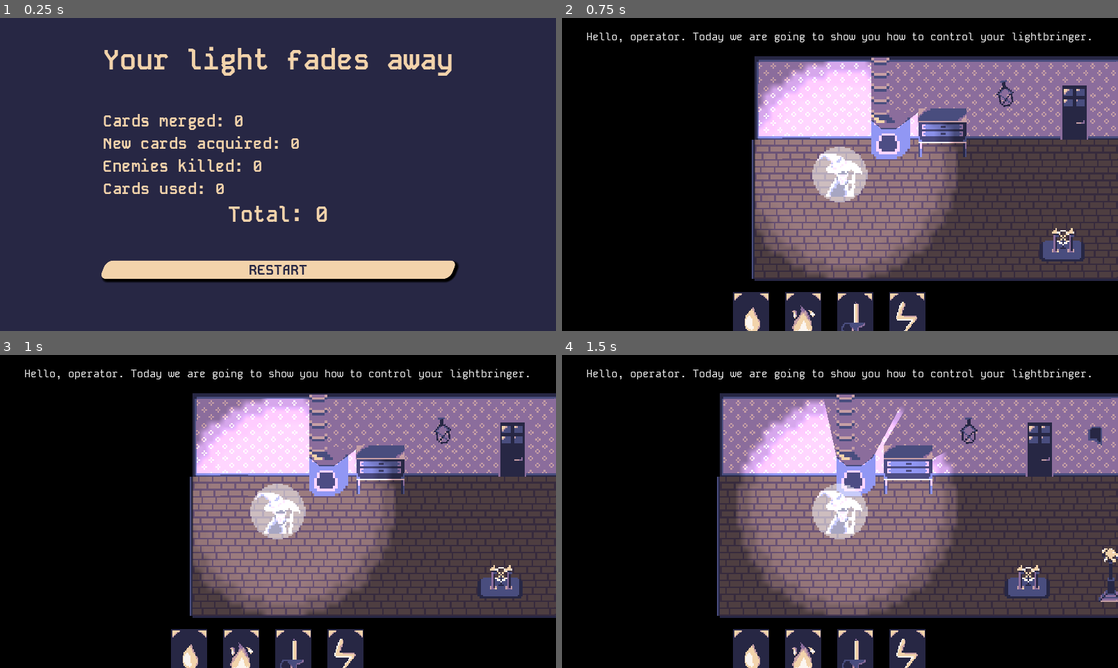
Above: before the commit, frames 1-4 (two rows, left to right).
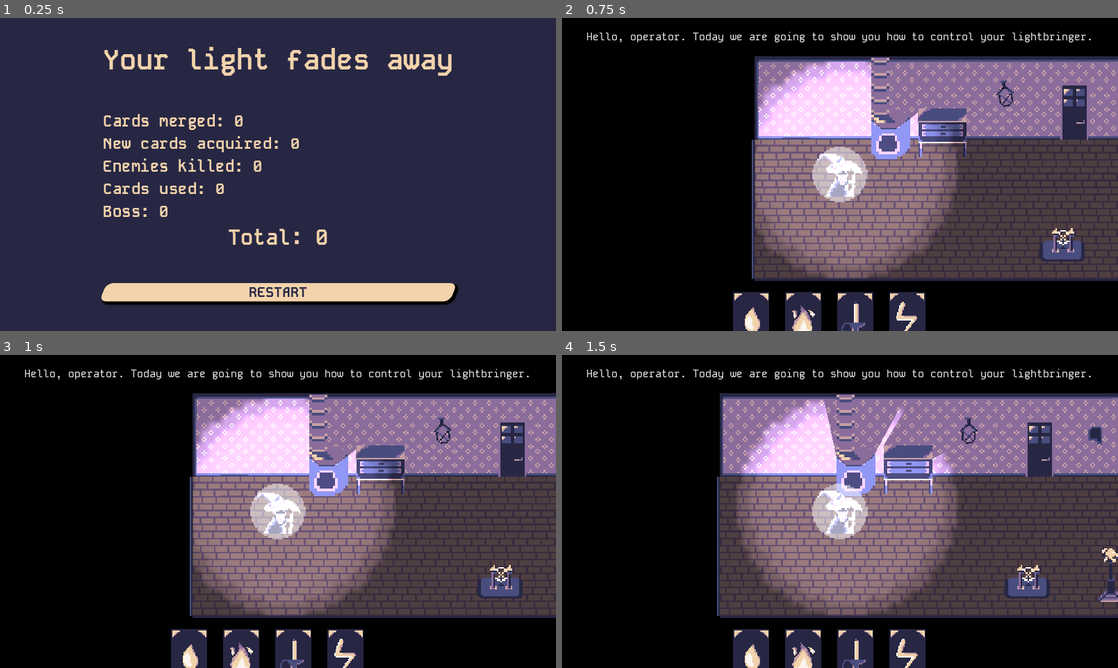
Above: after the commit, the same moments.

Repository: Salach-Malejkum/pirate-software
Game: Godot game, scene res://Scenes/end_score.tscn
Same seed, same stepped clock (60 frames per second), same inputs: the game is played once before the commit and once after it. This scene is started directly instead of the project's main scene.
Inputs (mouse positions are in pixels of both pictures, inside the frame that each line leads up to):
- Up to frame 1 (0.25 s): no input
- Up to frame 2 (0.75 s): click "RESTART" at 0.5 s
- Up to frame 3 (1 s): no input
- Up to frame 4 (1.5 s): move the mouse to (890, 470) at 1.27 s; hold D (move_right) from 1.28 s (still down); tap E (open_door) at 1.35 s; click (890, 470) at 1.42 s

The runs differ from the first frame. In frame 1, 9.5% of the frame differs, in the area x 18-83%, y 60-92%; in frame 2, nothing differs; in frame 3, nothing differs; in frame 4, nothing differs.

Commit message:
ending on boss kill

Diff:
--- a/Scenes/brute_room.tscn
+++ b/Scenes/brute_room.tscn
@@ -18,7 +18,6 @@
 position = Vector2(1014, 198)
 
 [node name="EnemyBrute" parent="." node_paths=PackedStringArray("patrol_points") instance=ExtResource("1_qcdf1")]
-visible = false
 position = Vector2(188, 426)
 patrol_points = [NodePath("../Marker2D"), NodePath("../Marker2D2"), NodePath("../Marker2D3")]
 
@@ -26,12 +25,11 @@
 position = Vector2(314, 417)
 
 [node name="EnemyCultist" parent="." instance=ExtResource("3_n37sd")]
-visible = false
 position = Vector2(417, 386)
 
 [node name="EnemyBoss" parent="." instance=ExtResource("4_rqphi")]
-visible = false
 position = Vector2(307, 294)
 
 [node name="BossCardInteract" parent="." instance=ExtResource("5_3r43k")]
+visible = false
 position = Vector2(422, 346)
--- a/Scenes/end_score.tscn
+++ b/Scenes/end_score.tscn
@@ -114,6 +114,13 @@
 theme_override_font_sizes/font_size = 36
 vertical_alignment = 1
 
+[node name="BossKilled" type="Label" parent="MarginContainer/VBoxContainer/MarginContainer2/VBoxContainer"]
+layout_mode = 2
+theme_override_colors/font_color = Color(0.94902, 0.827451, 0.670588, 1)
+theme_override_fonts/font = ExtResource("1_k527e")
+theme_override_font_sizes/font_size = 36
+vertical_alignment = 1
+
 [node name="TotalScore" type="Label" parent="MarginContainer/VBoxContainer/MarginContainer2/VBoxContainer"]
 layout_mode = 2
 theme_override_colors/font_color = Color(0.94902, 0.827451, 0.670588, 1)
--- a/Scripts/end_score.gd
+++ b/Scripts/end_score.gd
@@ -1,37 +1,46 @@
 extends Control
 
 @export var restart_scene = preload("res://Scenes/tutorial_zone.tscn")
+
+var _death_text = "Your light fades away"
+var _victory_text = "You have slayed the beast"
 
 var _merged_score_txt = "Cards merged: %d"
 var _new_card_score_txt = "New cards acquired: %d"
 var _kills_score_txt = "Enemies killed: %d"
 var _card_use_score_txt = "Cards used: %d"
+var _boss_score_txt = "Boss: %d"
 var _total_score_txt = "Total: %d"
 
 var _merged_score = 0
 var _random_card_score = 0
 var _kills_score = 0
 var _card_used_score = 0
+var _boss_score
 var _total_score = 0
 
+@onready var title_node = $MarginContainer/VBoxContainer/Title
 @onready var merge_score_node = $MarginContainer/VBoxContainer/MarginContainer2/VBoxContainer/MergeScore
 @onready var random_card_node = $MarginContainer/VBoxContainer/MarginContainer2/VBoxContainer/NewCardScore
 @onready var kills_score_node = $MarginContainer/VBoxContainer/MarginContainer2/VBoxContainer/EnemiesKilledScore
 @onready var card_used_node = $MarginContainer/VBoxContainer/MarginContainer2/VBoxContainer/CardsUsedScore
 @onready var total_score_node = $MarginContainer/VBoxContainer/MarginContainer2/VBoxContainer/TotalScore
-
+@onready var boss_score_node = $MarginContainer/VBoxContainer/MarginContainer2/VBoxContainer/BossKilled
 # Called when the node enters the scene tree for the first time.
 func _ready():
+	title_node.text = _death_text if GameManager.boss_kills < 1 else _victory_text
 	_merged_score = GameManager.merged_total_count * 100
 	_random_card_score = GameManager.total_new_cards * 50
 	_kills_score = GameManager.total_kills * 200
 	_card_used_score = GameManager.cards_used * 50
-	_total_score = _merged_score + _random_card_score + _kills_score + _card_used_score
+	_boss_score = GameManager.boss_kills * 5000
+	_total_score = _merged_score + _random_card_score + _kills_score + _boss_score + _card_used_score
 
 	merge_score_node.text = _merged_score_txt % _merged_score
 	random_card_node.text = _new_card_score_txt % _random_card_score
 	kills_score_node.text = _kills_score_txt % _kills_score
 	card_used_node.text = _card_use_score_txt % _card_used_score
+	boss_score_node.text = _boss_score_txt % _boss_score
 	total_score_node.text = _total_score_txt % _total_score
 
 
@@ -40,4 +49,5 @@
 	GameManager.total_new_cards = 0
 	GameManager.total_kills = 0
 	GameManager.cards_used = 0
+	GameManager.boss_kills = 0
 	get_tree().change_scene_to_packed(restart_scene)
--- a/Scripts/enemy_boss.gd
+++ b/Scripts/enemy_boss.gd
@@ -15,6 +15,7 @@
 var packaged_enemy = preload("res://Scenes/enemy.tscn")
 var packaged_spell = preload("res://Scenes/cult_mark_spell.tscn")
 var _current_phase = 1
+var end_scene = preload("res://Scenes/end_score.tscn")
 
 func _ready():
 	health_bar.max_value = _current_hp
@@ -29,11 +30,8 @@
 	_current_hp -= delta * 30 * _damage_sources.size()
 	health_bar.value = _current_hp
 	if _current_hp <= 0.0:
-		GameManager.total_kills += 1
-		if GameManager.total_kills == 2:
-			GameManager.tutorial_progress.emit()
-		queue_free()
-		emit_signal("enemy_dead")
+		GameManager.boss_kills += 1
+		get_tree().change_scene_to_packed(end_scene)
 
 
 func set_max_hp(max_hp):
--- a/Scripts/game_manager.gd
+++ b/Scripts/game_manager.gd
@@ -12,6 +12,7 @@
 @export var total_new_cards = 0
 @export var total_kills = 0
 @export var cards_used = 0
+@export var boss_kills = 0
 @export var current_hand : Array[Card] = []
 
 # card used jak jest rownoczesnie callowany to lapie tez obecnie usuwana karte
